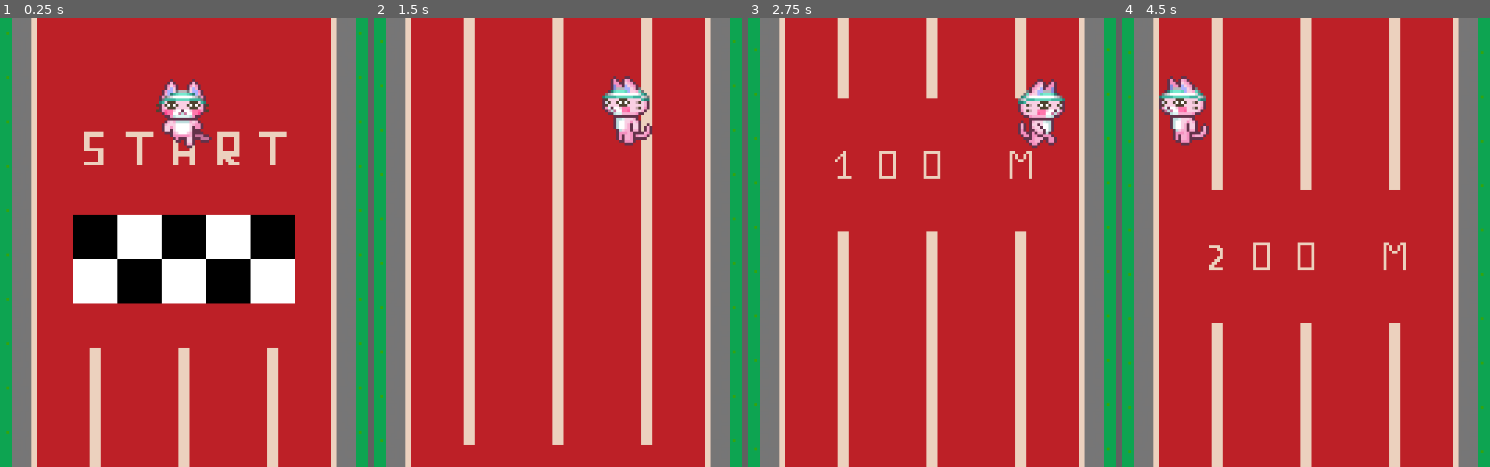
Above: before the commit, frames 1-4 (left to right).
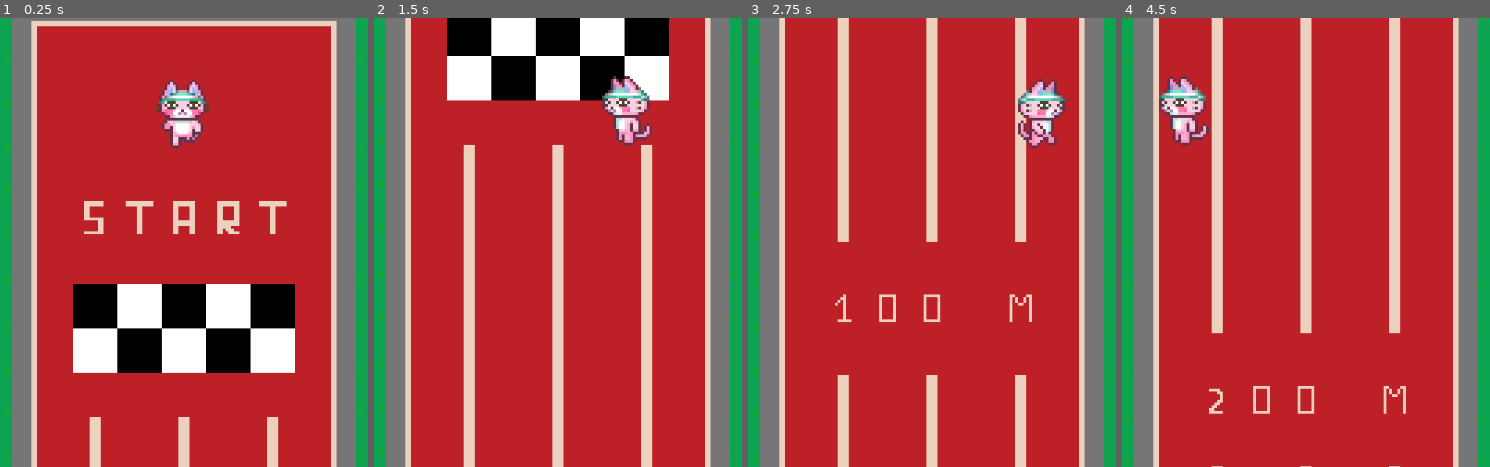
Above: after the commit, the same moments.

Repository: AntonioPirani/cat-olympics
Game: Godot game, scene res://scenes/main.tscn
The game is run twice, just before and just after one commit, with the same random seed, the same clock (stepped at 60 frames per second) and the same inputs.
Inputs:
- Up to frame 1 (0.25 s): no input
- Up to frame 2 (1.5 s): tap Enter (ui_accept) at 0.5, 0.6, 0.77, 1.07, 1.35 s; hold Right (ui_right) 0.53-1.28 s; hold Left (ui_left) from 1.28 s (still down)
- Up to frame 3 (2.75 s): tap Enter (ui_accept) at 1.52, 1.82, 2.1 s; release Left (ui_left) at 2.03 s; hold Right (ui_right) from 2.03 s (still down)
- Up to frame 4 (4.5 s): tap Enter (ui_accept) at 2.85, 3.02, 3.32, 3.6, 3.77, 4.07, 4.35 s; release Right (ui_right) at 3.53 s; hold Left (ui_left) from 3.53 s (still down)

The runs differ from the first frame. In frame 1, 26% of the frame differs, in the area x 1-99%, y 0-99%; in frame 2, 12%; in frame 3, 6.3%; in frame 4, 6.5%.

Commit message:
player correctly start with Space and stops

Diff:
--- a/scenes/main.tscn
+++ b/scenes/main.tscn
@@ -144,7 +144,6 @@
 [node name="AnimatedSprite2D" type="AnimatedSprite2D" parent="CharacterBody2D"]
 sprite_frames = SubResource("SpriteFrames_o6xl0")
 animation = &"run"
-autoplay = "run"
 
 [node name="Camera2D" type="Camera2D" parent="CharacterBody2D"]
 offset = Vector2(0, 50)
--- a/scripts/character_body_2d.gd
+++ b/scripts/character_body_2d.gd
@@ -1,24 +1,31 @@
 extends CharacterBody2D
 
-# Movement speeds
 const SPEED := 100.0         # horizontal
-const RUN_SPEED := 100.0     # forward
-
-# Smooth stop multiplier
-const STOP_SPEED := 60.0
+const RUN_SPEED := 100.0     # vertical
+const STOP_SPEED := 60.0    # smooth stop speed
 
 @onready var anim: AnimatedSprite2D = $AnimatedSprite2D
-
-# Flag to indicate player reached finish
 var reached_finish := false
+var running := false           # Has the player started?
 
 func _physics_process(delta: float) -> void:
+	# Start running on SPACE
+	if not running:
+		if Input.is_action_just_pressed("ui_accept"):  # default SPACE
+			running = true
+			anim.play("run")  # Start the run animation when SPACE is pressed
+		else:
+			# Show NO animation (or an idle animation) while waiting
+			velocity = Vector2.ZERO
+			if anim.is_playing():
+				anim.stop()  # Ensure no animation plays before SPACE
+			return
+
+	# Handle finish line smooth stop
 	if reached_finish:
-		# Smoothly stop both horizontal and vertical movement
 		velocity = velocity.move_toward(Vector2.ZERO, STOP_SPEED * delta)
 		if anim.is_playing():
 			anim.stop()
-
 	else:
 		# Normal movement
 		velocity.y = RUN_SPEED
@@ -31,7 +38,7 @@
 		elif direction > 0:
 			play_anim("turn_right")
 		else:
-			play_anim("run")
+			play_anim("run")  # moving straight
 
 	move_and_slide()
 
@@ -39,7 +46,6 @@
 	if anim.animation != name:
 		anim.play(name)
 
-
 func _on_finish_line_body_entered(body: Node2D) -> void:
 	if body == self:
 		reached_finish = true
Binary file removed: assets/sprites/FOOD.png
Binary file added: assets/sprites/banana.png
Not shown, changed: assets/sprites/banana.png.import
